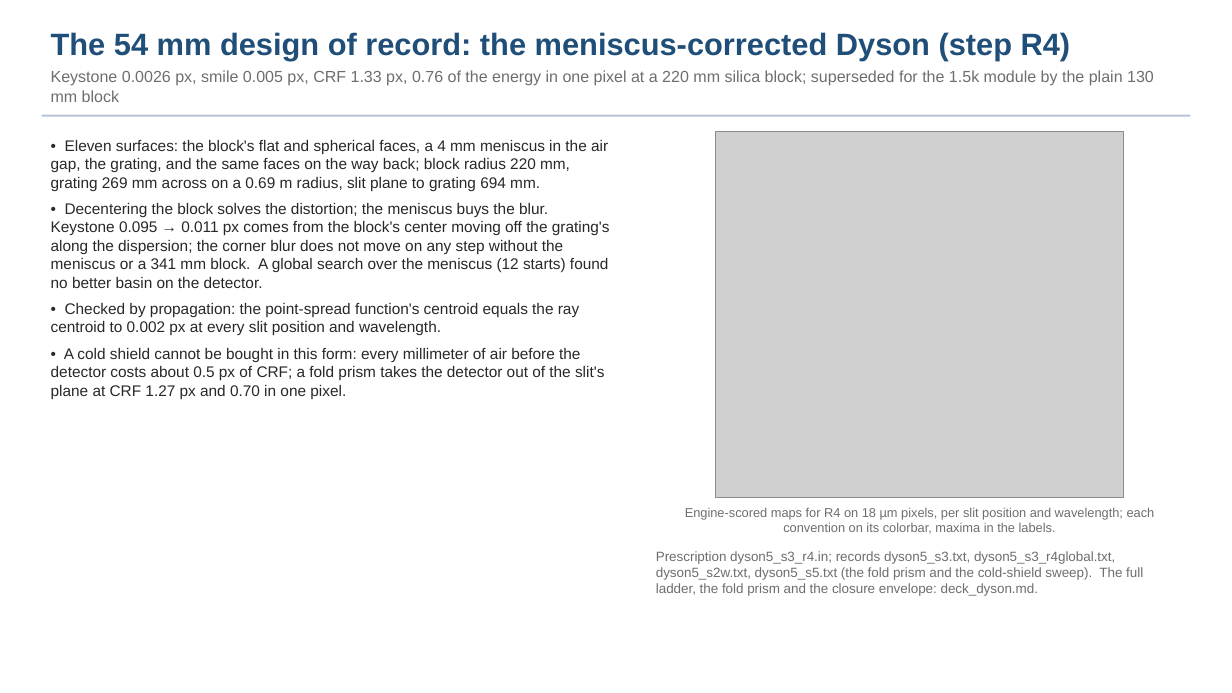
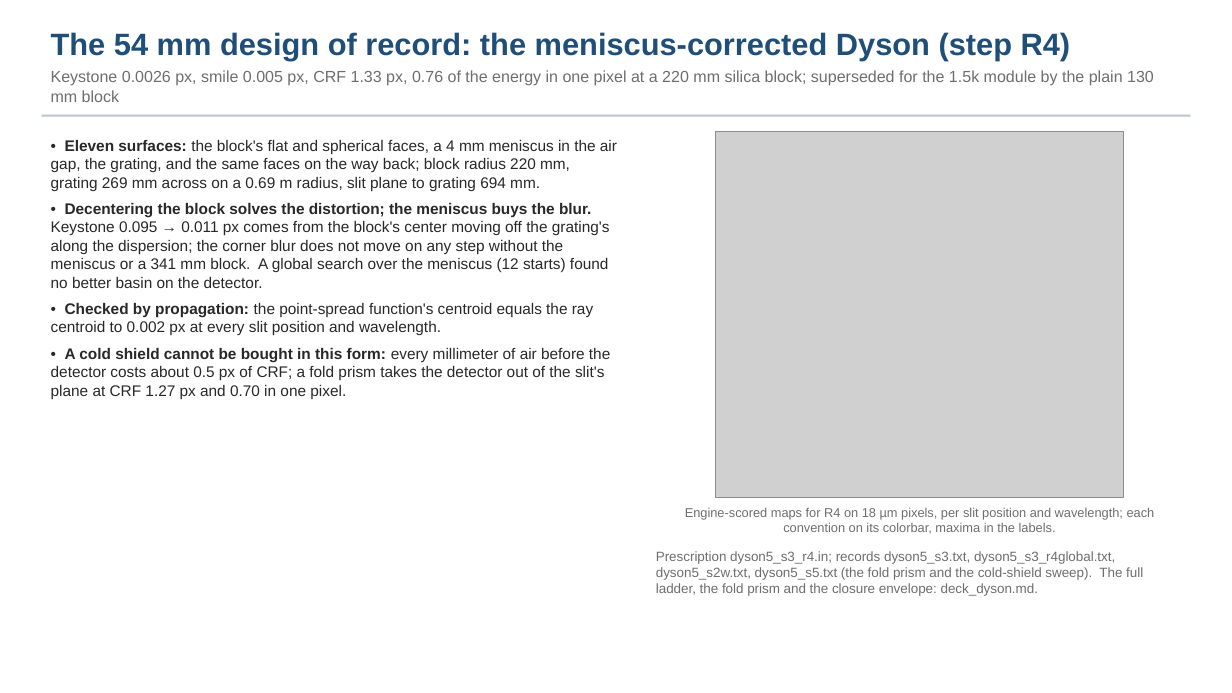
Before and after one commit to nasa-jpl/macos, a slide deck: slide 19 of demo_session/deck_dyson_record.pptx. Drawn at 1232x693 pixels with LibreOffice and Linux fonts; fonts in the diff are those of the drawing; grey boxes stand for pictures. Boxes give left, top, right and bottom in pixels: in the first picture for what was removed or moved away, otherwise in the second. Text is boxed around its words. In the diff, an @@ line names an element or a change of style, - is before the commit and + after.

```diff
--- a/demo_session/deck_dyson_record.pptx
+++ b/demo_session/deck_dyson_record.pptx
@@ text "• Eleven surfaces: the block's ..." at (51,140,617,399): bold on in "Eleven surfaces:", "Decentering the block solves the distortion; the ...", "Checked by propagation:", "A cold shield cannot be bought in ..." @@
```
Also in this commit, not shown: 14 other slides changed, 2 other files.
